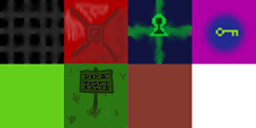
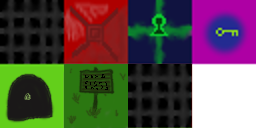
Layers edited between the first and the second 256x128 image:
added layer "Pasted Layer" above "tileset.png" over [128, 64, 192, 128]
painted on "tileset.png" over [5, 73, 55, 123]
